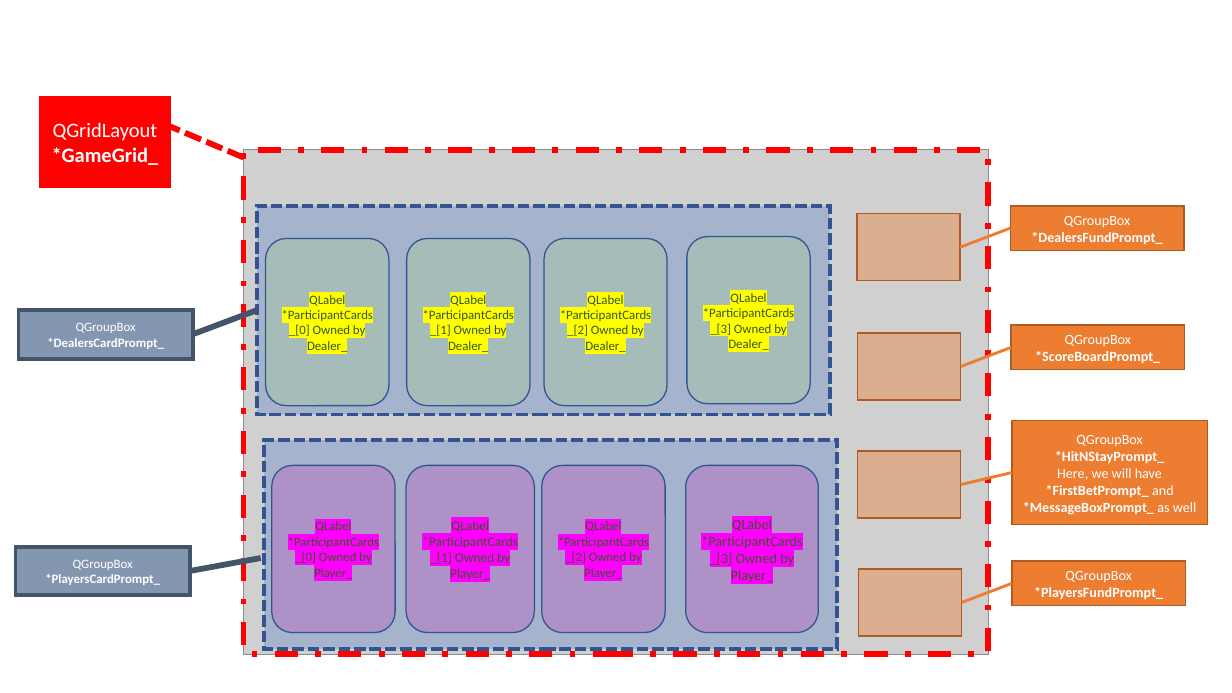
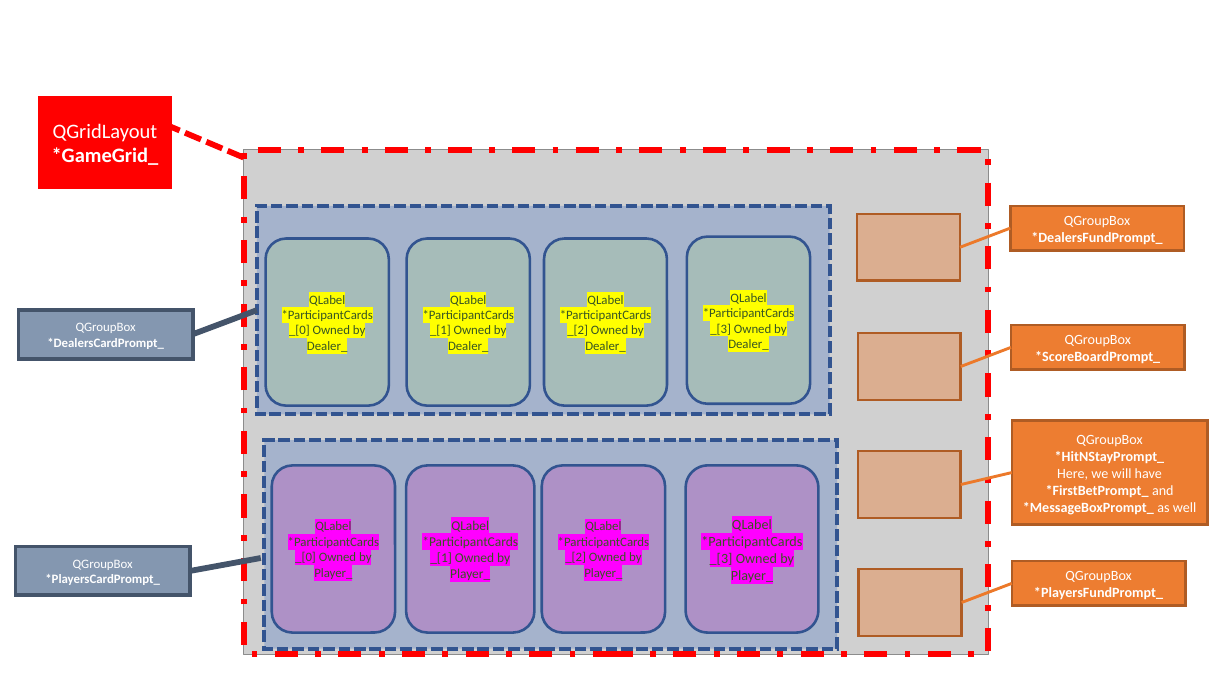
Before and after one commit to CPaladiya/14_BlackJack, a slide deck: slide 2 of cards/ImageSource.pptx. Drawn at 1232x693 pixels with LibreOffice and Linux fonts; fonts in the diff are those of the drawing; grey boxes stand for pictures. Boxes give left, top, right and bottom in pixels: in the first picture for what was removed or moved away, otherwise in the second. Text is boxed around its words. In the diff, an @@ line names an element or a change of style, - is before the commit and + after.

Commit message:
Chore :  Upload Prompt Images

```diff
--- a/cards/ImageSource.pptx
+++ b/cards/ImageSource.pptx
@@ rectangle at bbox=[244, 150, 989, 654]: outline #FF0000 4.5 pt dashed to #FF0000 4.51 pt dashed @@
@@ outline #AF5C24 1 pt to #AF5C24 2 pt in 3 elements at bbox=[1012, 561, 1186, 605], bbox=[1010, 206, 1184, 250], bbox=[1012, 421, 1207, 524] @@
@@ text colour #385723 to #385623; outline #325491 1 pt to #325491 2 pt; proportions changed in 7 elements at bbox=[265, 238, 388, 406], bbox=[407, 238, 530, 406], bbox=[544, 238, 667, 406], bbox=[687, 237, 810, 404], bbox=[272, 466, 395, 633], bbox=[407, 466, 535, 633], bbox=[542, 466, 665, 633] @@
```
Also in this commit, not shown: 1 other slide changed, 3 slides added, 3 other files.
